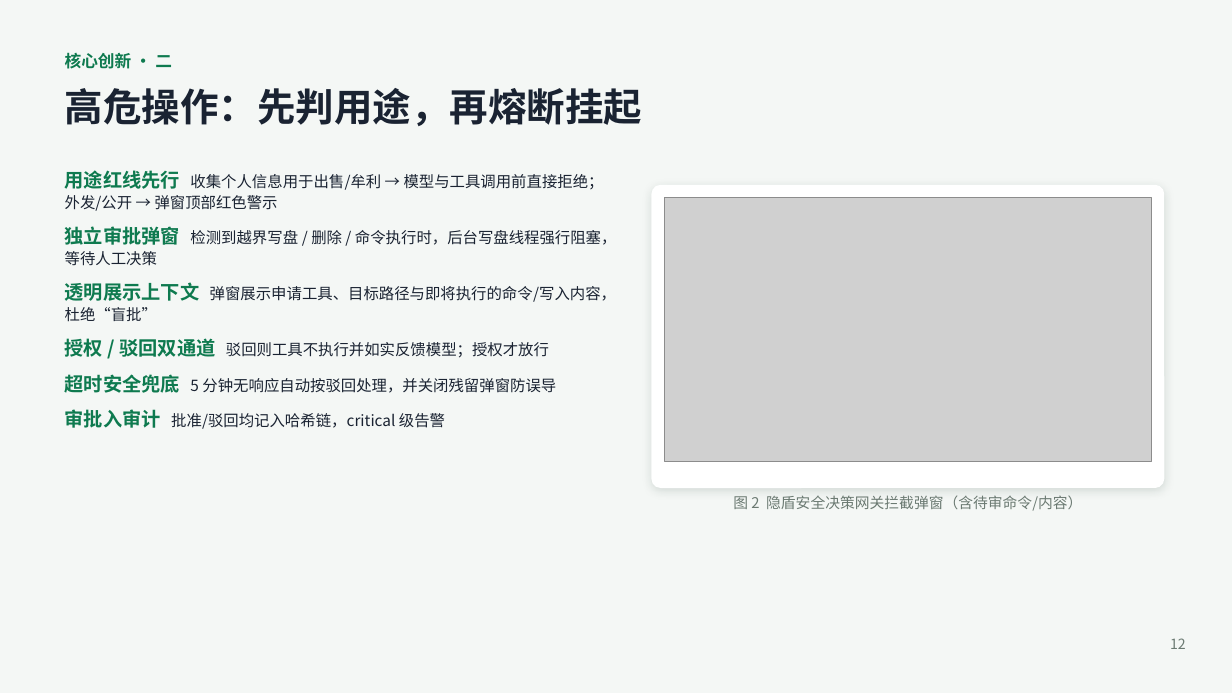
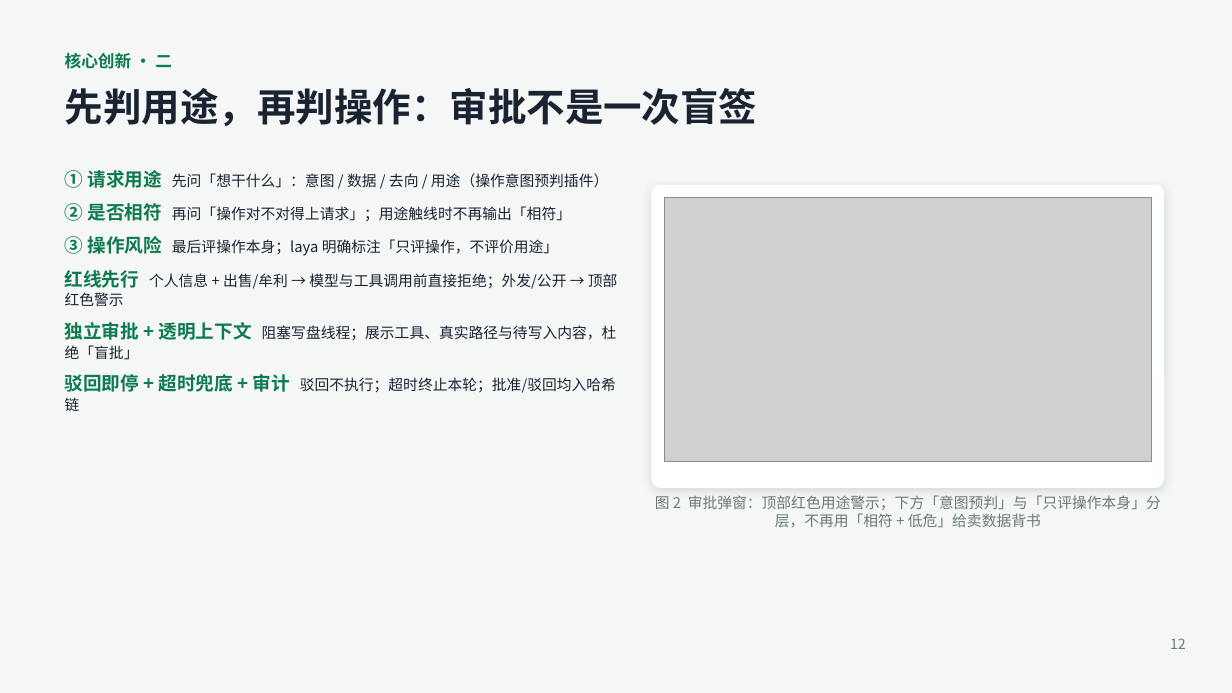
Before and after one commit to Andysun06/yindun-agent, a slide deck: slide 12 of docs/隐盾安全智能体_项目汇报.pptx. Drawn at 1232x693 pixels with LibreOffice and Linux fonts; fonts in the diff are those of the drawing; grey boxes stand for pictures. Boxes give left, top, right and bottom in pixels: in the first picture for what was removed or moved away, otherwise in the second. Text is boxed around its words. In the diff, an @@ line names an element or a change of style, - is before the commit and + after.

Commit message:
PPT：审批页改为「①用途 → ②相符 → ③操作风险」三步结构，突出先判用途再判操作

```diff
--- a/docs/隐盾安全智能体_项目汇报.pptx
+++ b/docs/隐盾安全智能体_项目汇报.pptx
@@ text at [65, 88, 758, 126]: text changed @@
-高危操作：先判用途，再熔断挂起
+先判用途，再判操作：审批不是一次盲签
@@ text at [65, 170, 618, 411]: text changed; size 12 to 11.5 pt @@
-用途红线先行 收集个人信息用于出售/牟利 → 模型与工具调用前直接拒绝；外发/公开 → 弹窗顶部红色警示
-独立审批弹窗 检测到越界写盘 / 删除 / 命令执行时，后台写盘线程强行阻塞，等待人工决策
-透明展示上下文 弹窗展示申请工具、目标路径与即将执行的命令/写入内容，杜绝“盲批”
-授权 / 驳回双通道 驳回则工具不执行并如实反馈模型；授权才放行
-超时安全兜底 5 分钟无响应自动按驳回处理，并关闭残留弹窗防误导
-审批入审计 批准/驳回均记入哈希链，critical 级告警
+① 请求用途 先问「想干什么」：意图 / 数据 / 去向 / 用途（操作意图预判插件）
+② 是否相符 再问「操作对不对得上请求」；用途触线时不再输出「相符」
+③ 操作风险 最后评操作本身；laya 明确标注「只评操作，不评价用途」
+红线先行 个人信息 + 出售/牟利 → 模型与工具调用前直接拒绝；外发/公开 → 顶部红色警示
+独立审批 + 透明上下文 阻塞写盘线程；展示工具、真实路径与待写入内容，杜绝「盲批」
+驳回即停 + 超时兜底 + 审计 驳回不执行；超时终止本轮；批准/驳回均入哈希链
@@ text at [655, 495, 1161, 527]: text changed @@
-图 2 隐盾安全决策网关拦截弹窗（含待审命令/内容）
+图 2 审批弹窗：顶部红色用途警示；下方「意图预判」与「只评操作本身」分层，不再用「相符 + 低危」给卖数据背书
```
Also in this commit, not shown: 2 other files.
